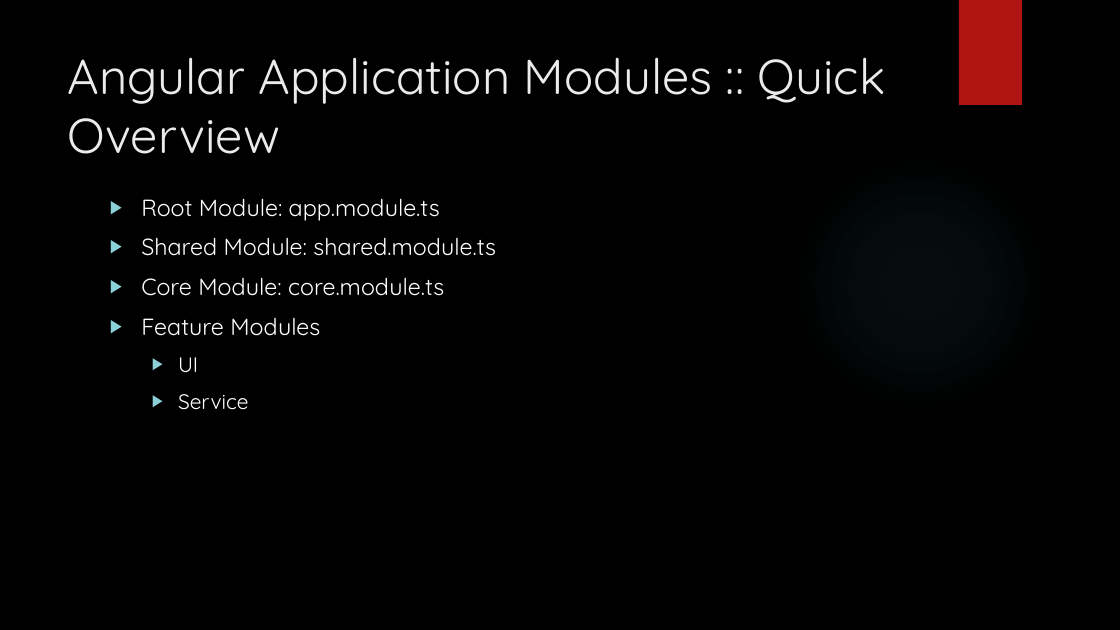
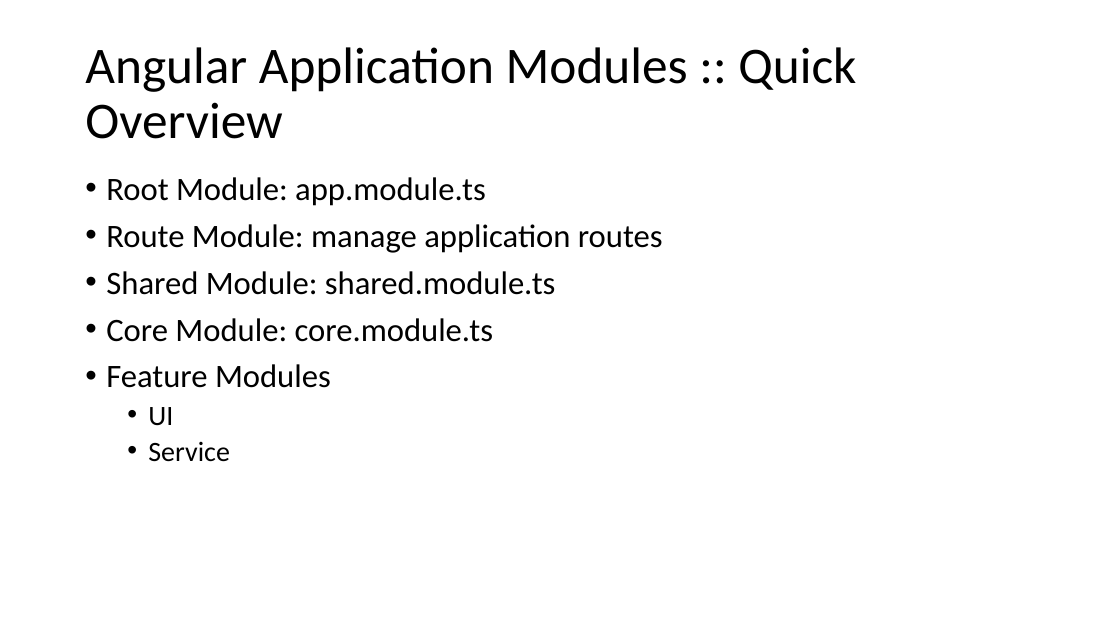
Before and after one commit to buildmotion/custom-angular-modules, a slide deck: slide 17 of presentation/custom-angular-modules.pptx. Drawn at 1120x630 pixels with LibreOffice and Linux fonts; fonts in the diff are those of the drawing; background and template pictures are left out. Boxes give left, top, right and bottom in pixels: in the first picture for what was removed or moved away, otherwise in the second. Text is boxed around its words. In the diff, an @@ line names an element or a change of style, - is before the commit and + after.

```diff
--- a/presentation/custom-angular-modules.pptx
+++ b/presentation/custom-angular-modules.pptx
@@ background picture (left out) to #FFFFFF @@
@@ rectangle removed at bbox=[959, 0, 1022, 105] @@
@@ title "Angular Application Modules :: Quick ...": place and size @@
-title "Angular Application Modules :: Quick ..." at bbox=[68, 57, 886, 154]
+title "Angular Application Modules :: Quick ..." at bbox=[85, 47, 856, 139]
@@ title "Angular Application Modules :: Quick ..." at bbox=[85, 47, 856, 139]: size 42 to 44 pt, font Quicksand to Calibri, text colour #EBEBEB to #000000; line spacing 1 to 0.9; vertical alignment top to middle @@
@@ text "Root Module: app.module.ts": place and size @@
-text "Root Module: app.module.ts" at bbox=[141, 198, 496, 410]
+text "Root Module: app.module.ts" at bbox=[106, 177, 663, 462]
@@ text at bbox=[106, 177, 556, 462]: size 20 to 28 pt in "Root Module: app.module.ts", "Shared Module: shared.module.ts", "Core Module: core.module.ts", "Feature Modules"; font Quicksand to Calibri, text colour #FFFFFF to #000000 in "Root Module: app.module.ts", "Shared Module: shared.module.ts", "Core Module: core.module.ts", "Feature Modules" and 2 more places; size 18 to 24 pt in "UI", "Service"; bullet ▶ to •; line spacing 1 to 0.9; less space between paragraphs @@
@@ ellipse removed at bbox=[791, 154, 1049, 413] @@
@@ text at bbox=[106, 224, 663, 253]: paragraph added @@
+• Route Module: manage application routes
```
Also in this commit, not shown: 42 other slides changed, 5 slides added, 20 slides removed, 2 other files.
